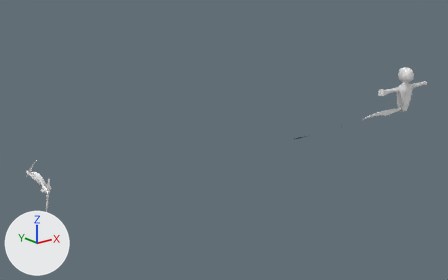
An edit to the Blender file Project/Assets/Blender/playerAnimation.blend, drawn before and after from the same camera.
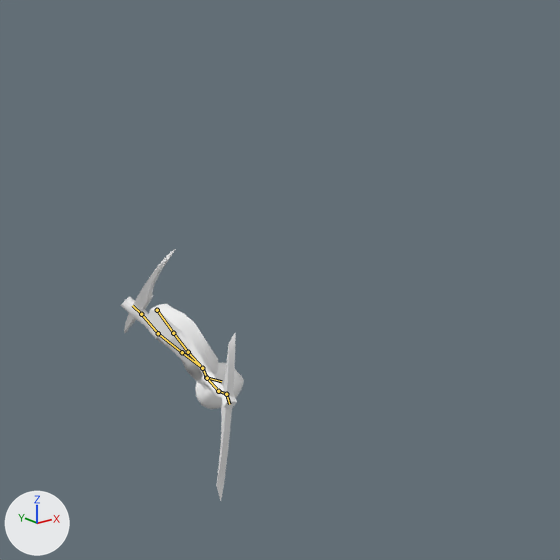
Each version appears first whole from a 50 mm lens placed at (-55.3, -147.3, 64.9), pointed at (69.8, 9.0, 2.4), and next in a close-up on the part from 0% to 26% of the width and 38% to 81% of the height. Every picture has the same lights, and +X, +Y and +Z are marked at lower left. Both versions are drawn at frame 35 of the action 'attack_3rd'; the numbers are the values there. The bones that bend it are drawn over the model as lines in the close-ups.

Objects in the first close-up: 'playerWeapon_0', 'playerWeapon_1.001', 'player_0'.
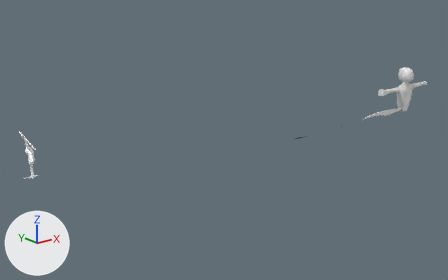
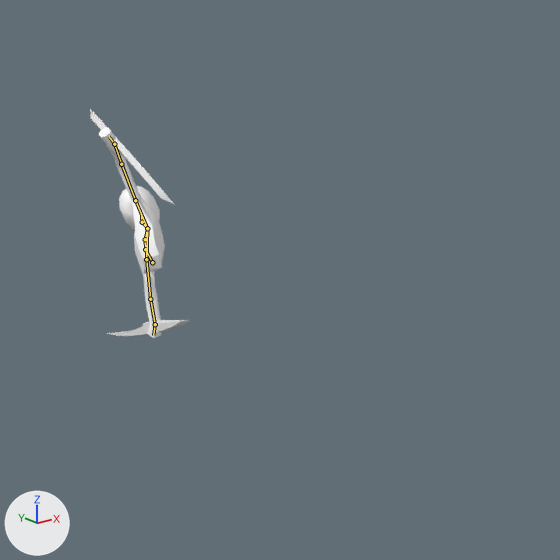
The change in detail:
Bone 'waist' (bone_waist) moves from (0.0, 9.27, -0.15) to (0.0, 11.98, -0.19).
Bone 'waist' (bone_waist) turns from (103, -37, 85) to (-79, 7, -86) degrees about its own x, y and z.
Bone 'stomach' (bone_stomach) turns from (21, -8, 18) to (19, -9, -5) degrees about its own x, y and z.
Bone 'neck' (bone_neck) turns from (16, -59, 29) to (-22, -5, 3) degrees about its own x, y and z.
Bone 'ボーン.004' (bone_ボーン_004) turns from (13, 72, -19) to (38, 76, 30) degrees about its own x, y and z.
Bone 'leftShoulder' (bone_leftshoulder) turns from (-36, -27, 34) to (-11, -35, -31) degrees about its own x, y and z.
Bone 'rightShoulder' (bone_rightshoulder) turns from (-9, 39, -51) to (22, 52, 30) degrees about its own x, y and z.

What differs and where, as boxes (x1, y1, x2, y2) in the close-ups (560 x 560 px):
'player_0', posed (46% narrower, 88% taller): before (121, 297, 244, 409); after (99, 127, 165, 338)
'playerWeapon_1.001', posed (325% wider, 89% shorter): before (216, 333, 235, 501); after (105, 320, 189, 337)
'playerWeapon_0', posed (60% wider, 13% taller): before (124, 249, 176, 333); after (90, 109, 174, 204)
bone 'waist', root to tip: before (157, 310) to (173, 333); after (152, 262) to (145, 249)
bone 'stomach', root to tip: before (173, 333) to (188, 352); after (145, 249) to (145, 239)
bone 'neck', root to tip: before (202, 368) to (206, 377); after (147, 228) to (142, 222)
bone 'ボーン.004', root to tip: before (206, 377) to (221, 381); after (142, 222) to (141, 212)
bone 'leftShoulder', root to tip: before (202, 368) to (207, 378); after (147, 228) to (146, 259)
bone 'rightShoulder', root to tip: before (202, 368) to (182, 352); after (147, 228) to (135, 200)
